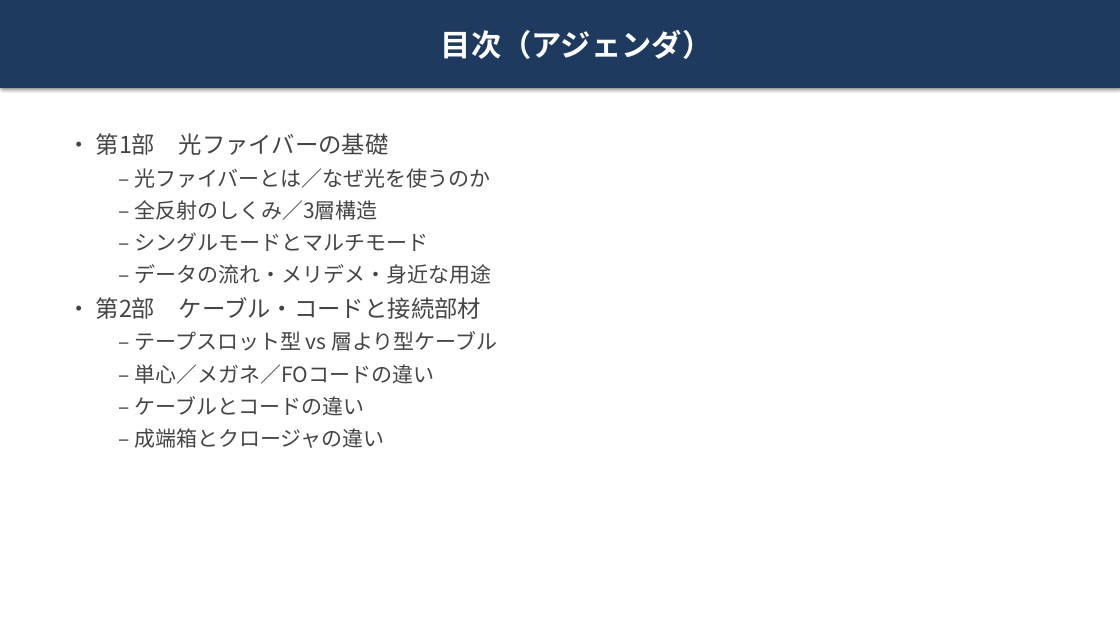
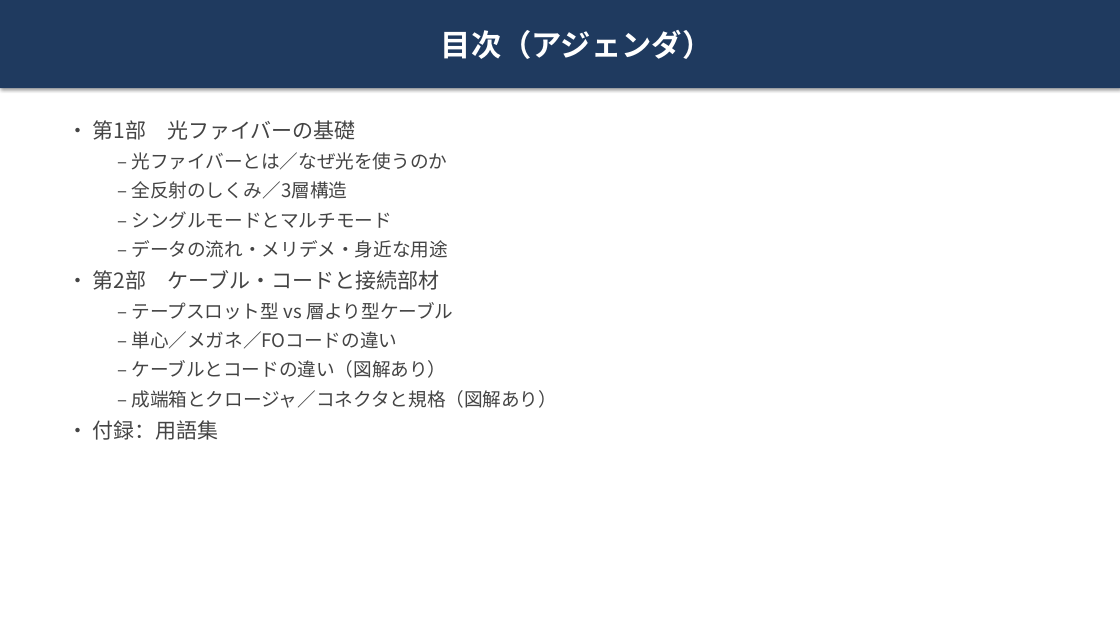
Before and after one commit to tomoyuki0512-hub/test-repository, a slide deck: slide 2 of presentations/optical-fiber-presentation.pptx. Drawn at 1120x630 pixels with LibreOffice and Linux fonts; fonts in the diff are those of the drawing. Boxes give left, top, right and bottom in pixels: in the first picture for what was removed or moved away, otherwise in the second. Text is boxed around its words. In the diff, an @@ line names an element or a change of style, - is before the commit and + after.

```diff
--- a/presentations/optical-fiber-presentation.pptx
+++ b/presentations/optical-fiber-presentation.pptx
@@ text "• 第1部 光ファイバーの基礎": place and size @@
-text "• 第1部 光ファイバーの基礎" at (96,133,497,448)
+text "• 第1部 光ファイバーの基礎" at (93,120,557,440)
@@ text at (93,120,453,349): size 20 to 18 pt in "• 第1部 光ファイバーの基礎", "• 第2部 ケーブル・コードと接続部材"; size 18 to 16 pt in "– 光ファイバーとは／なぜ光を使うのか", "– 全反射のしくみ／3層構造", "– シングルモードとマルチモード", "– データの流れ・メリデメ・身近な用途" and 2 more places @@
@@ text at (93,360,557,440): text changed; size 18 to 16 pt @@
-  – ケーブルとコードの違い
-  – 成端箱とクロージャの違い
+  – ケーブルとコードの違い（図解あり）
+  – 成端箱とクロージャ／コネクタと規格（図解あり）
+• 付録：用語集
```
Also in this commit, not shown: 5 slides added, 1 other file.
